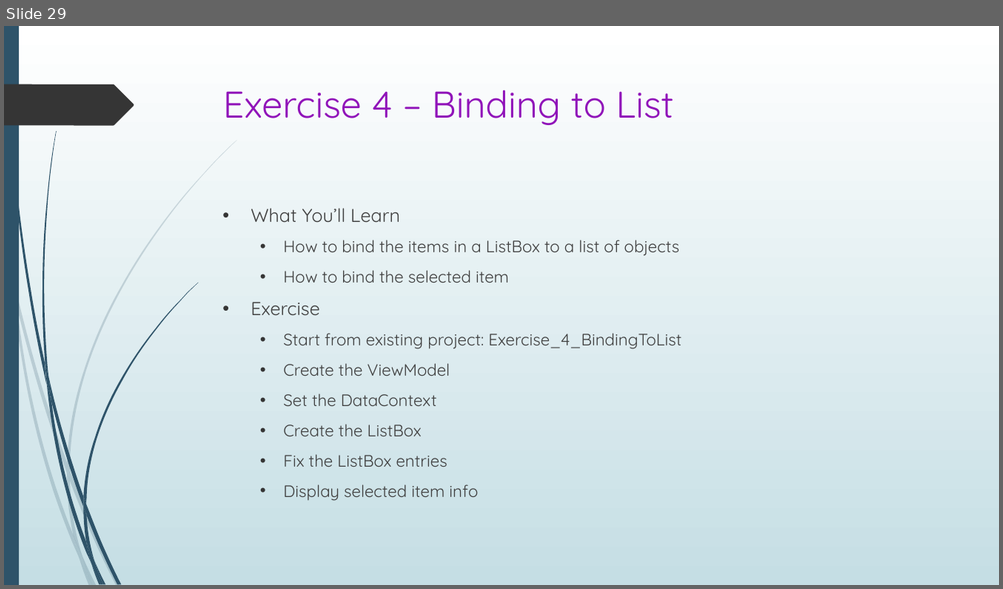
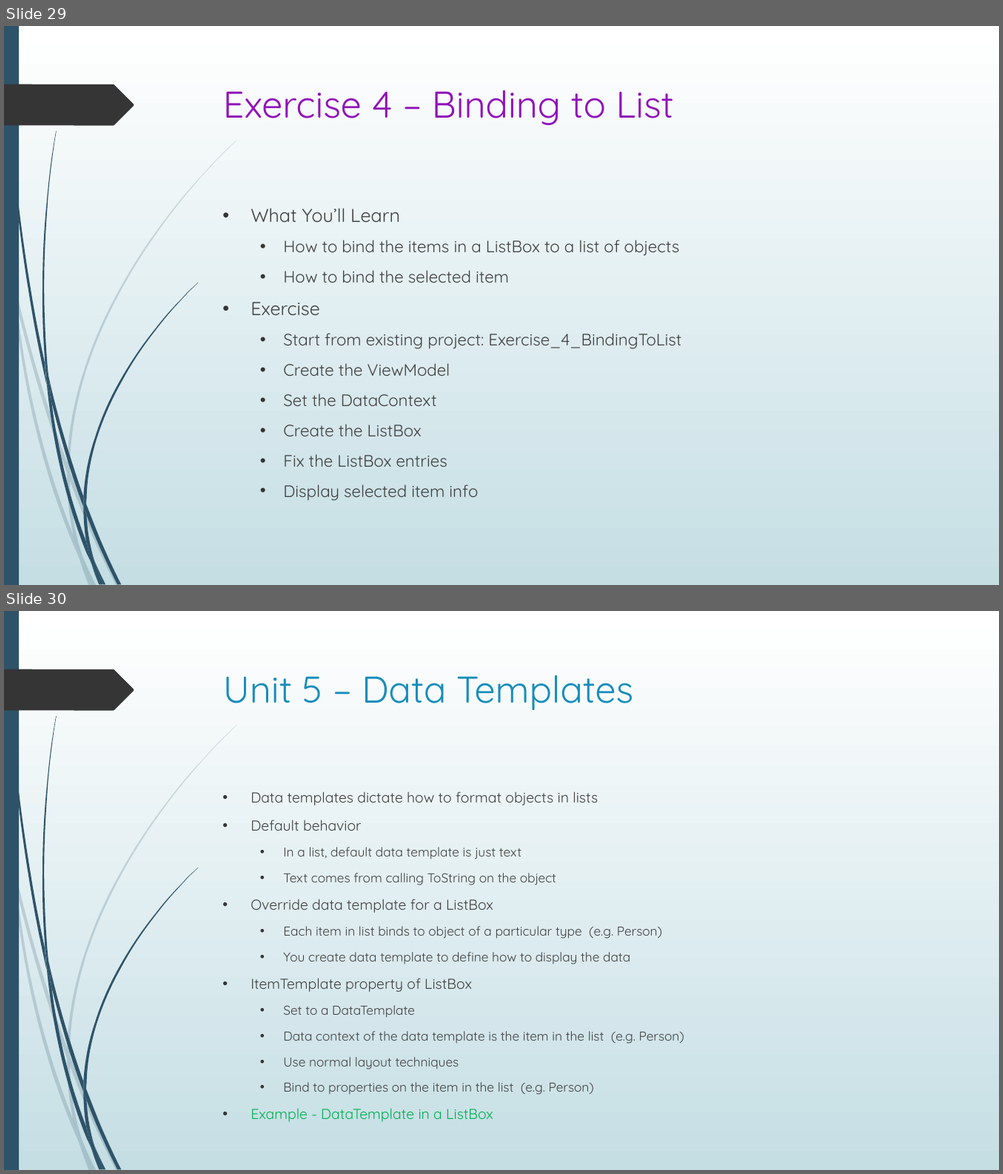
Before and after one commit to seanpsexton/wpf-workshop-solutions, a slide deck: WPF-Workshop-Sexton-Oct2023.pptx. Shown one above the other, each under a label of ours: slide 29 before the commit, slides 29 and 30 after it. The pictures are 1003x589 and 1003x1174 pixels, drawn with LibreOffice and Linux fonts; fonts in the diff are those of the drawing. Boxes give left, top, right and bottom in pixels: in the first picture for what was removed or moved away, otherwise in the second. Text is boxed around its words. In the diff, an @@ line names an element or a change of style, - is before the commit and + after.

Commit message:
Add unit 6 content

```diff
--- a/WPF-Workshop-Sexton-Oct2023.pptx
+++ b/WPF-Workshop-Sexton-Oct2023.pptx
@@ slide 30 added at (4, 611, 999, 1170), background gradient #FFFFFF to #C5DEE5; not listed: 24 template elements that a slide beside it also shows @@
@@ title added at (223, 675, 633, 710), 36 pt, text #178DBB @@
+Unit 5 – Data Templates
@@ text added at (250, 792, 684, 1095), 12.4 pt, text #404040 @@
+• Data templates dictate how to format objects in lists
+• Default behavior
+  • In a list, default data template is just text
+  • Text comes from calling ToString on the object
+• Override data template for a ListBox
+  • Each item in list binds to object of a particular type (e.g. Person)
+  • You create data template to define how to display the data
+• ItemTemplate property of ListBox
+  • Set to a DataTemplate
+  • Data context of the data template is the item in the list (e.g. Person)
+  • Use normal layout techniques
+  • Bind to properties on the item in the list (e.g. Person)
+• Example - DataTemplate in a ListBox
```
Also in this commit, not shown: 5 other slides added, 1 other file.
